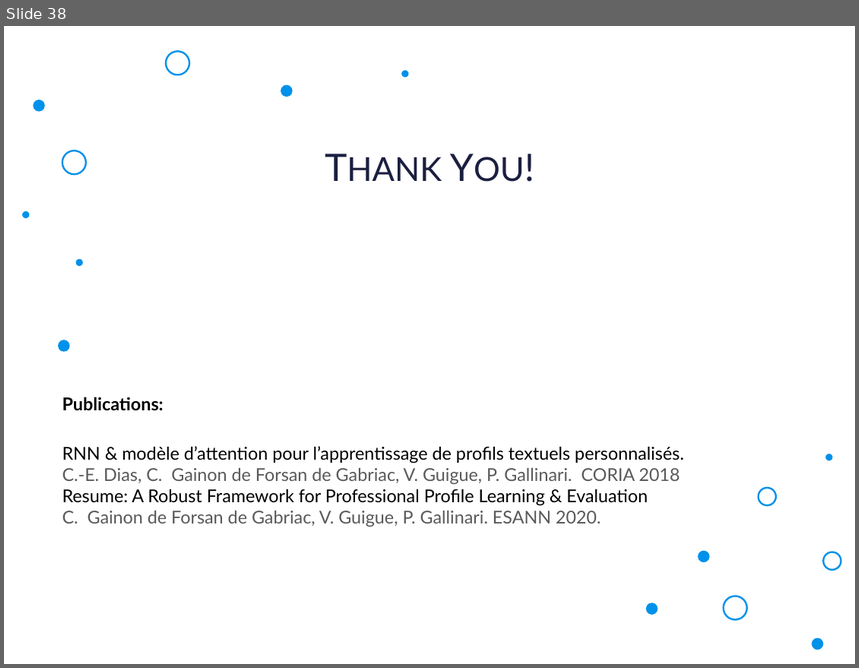
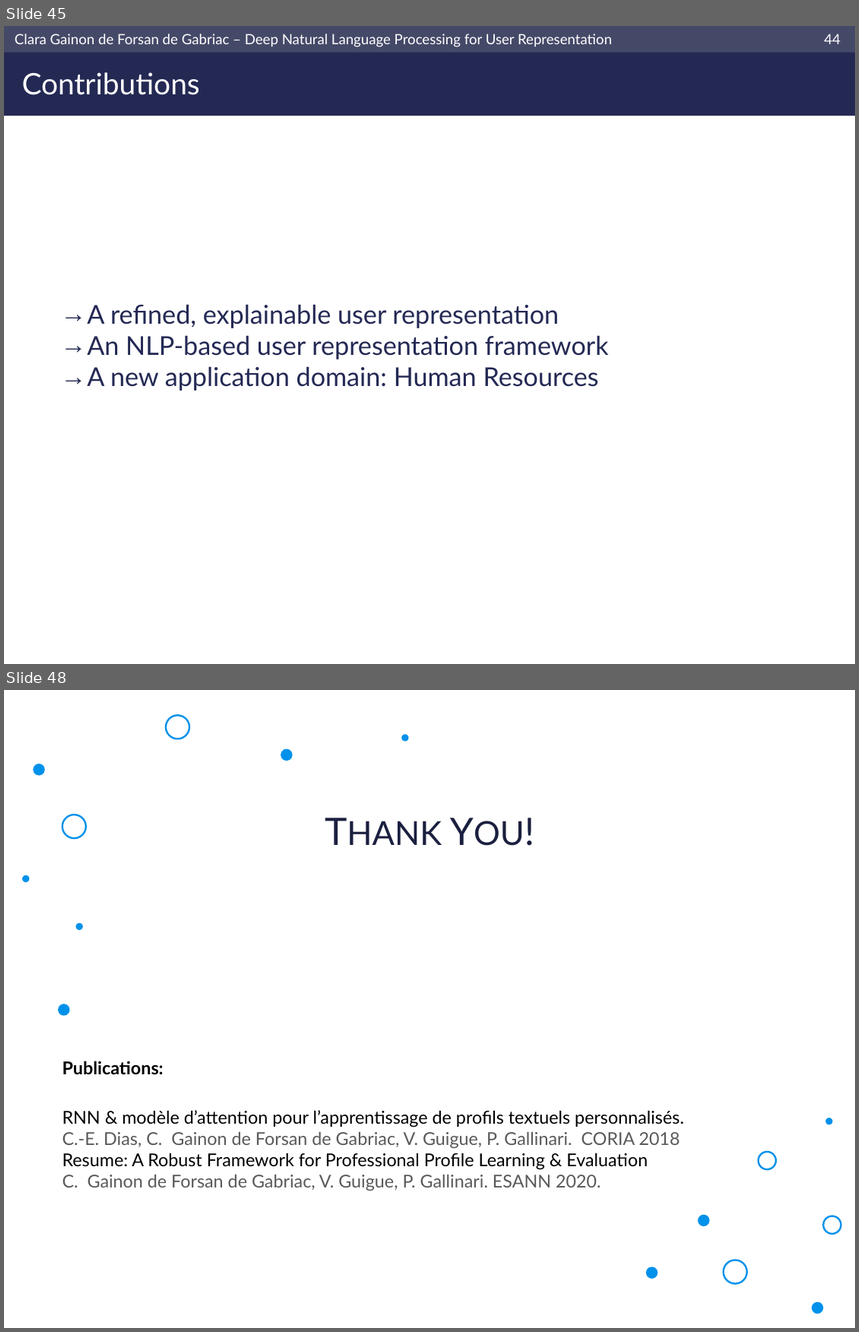
Before and after one commit to clara-gdef/defense, a slide deck: defense.pptx. Shown one above the other, each under a label of ours: slide 38 before the commit, slides 45 and 48 after it; the slides between them are not shown. The pictures are 859x668 and 859x1332 pixels, drawn with LibreOffice and Linux fonts; fonts in the diff are those of the drawing; background and template pictures are left out. Boxes give left, top, right and bottom in pixels: in the first picture for what was removed or moved away, otherwise in the second. Text is boxed around its words. In the diff, an @@ line names an element or a change of style, - is before the commit and + after.

```diff
--- a/defense.pptx
+++ b/defense.pptx
@@ slide 45 added at [4, 26, 855, 664], background #FFFFFF @@
@@ rectangle added at [4, 26, 855, 116], fill #242954 @@
@@ rectangle added at [4, 26, 855, 53], fill #454968 @@
@@ text added at [15, 34, 612, 47], 12 pt, text #FFFFFF @@
+Clara Gainon de Forsan de Gabriac – Deep Natural Language Processing for User Representation
@@ page number added at [824, 34, 841, 44], 12 pt, text #FFFFFF @@
+44
@@ title added at [22, 72, 200, 95], 25 pt, text #FFFFFF @@
+Contributions
@@ text added at [87, 304, 609, 391], 22 pt, text #242954 @@
+→ A refined, explainable user representation
+→ An NLP-based user representation framework
+→ A new application domain: Human Resources
@@ what was slide 38 is now slide 48 @@
```
Also in this commit, not shown: 7 slides changed, 13 other slides added, 4 slides removed.
